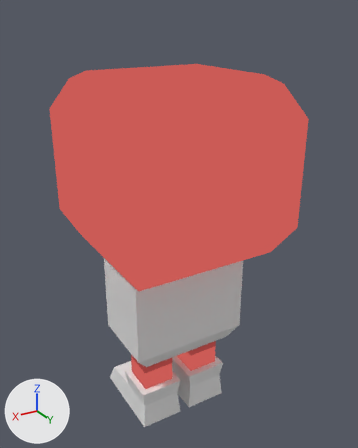
The Blender file ba3a_prototype/assets/models/blend_files/character_v1.blend, before and after one commit.
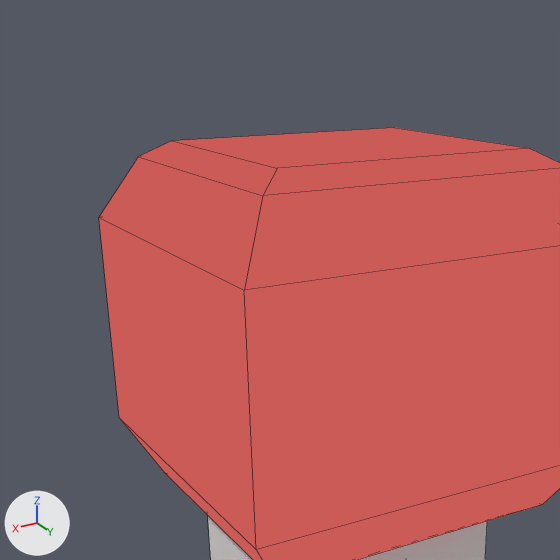
There are two pictures of each version: one whole from a camera (50 mm lens) standing at (0.701, 1.201, 1.265) and looking at (-0.032, -0.02, 0.654), one close up on the part from 0% to 78% of the width and 0% to 62% of the height. Lighting does not change. The marker at lower left points along +X, +Y and +Z. The close-ups show mesh edges as thin lines.

The older version as bpy lines, for what is in view:
```python
me_cube_007 = bpy.data.meshes.new('Cube.007')
me_cube_007.from_pydata(...)  # 128 vertices, 106 faces; spans x -1.0..1.0, y -1.08..0.91, z -0.01..4.17
# faces by material slot: [64, 42]
me_cube_007.materials.append(mat_material)
me_cube_007.materials.append(mat_body)  # white #e7e7e7
ob_sm_char = bpy.data.objects.new('sm_char', me_cube_007)
ob_sm_char.location = (0.0, 0.0, 0.0)
ob_sm_char.scale = (0.271, 0.271, 0.267)
```
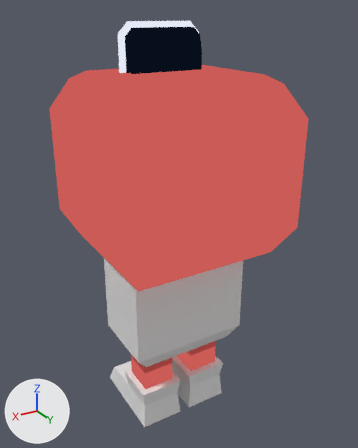
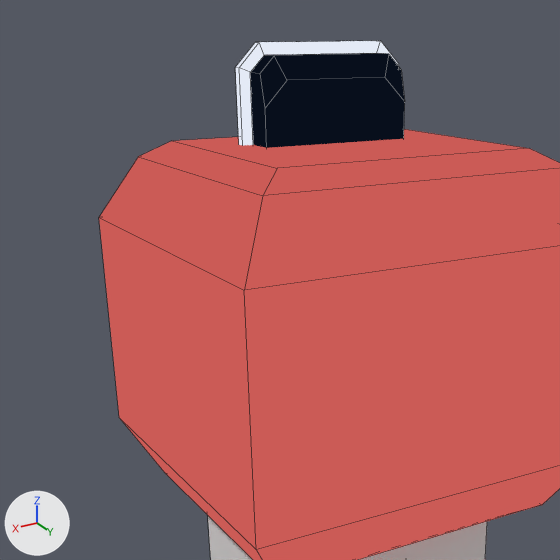
Boxes [x1, y1, x2, y2] around the edits, measured in the close-ups (560 x 560 px):
```json
{"object": "Cube.001", "change": "added", "after": [235, 41, 405, 148]}
```

Edits to the scene script, one JSON object a line:
```json
{"op": "add", "block": "me_cube", "code": ["me_cube = bpy.data.meshes.new('Cube')", "me_cube.from_pydata(...)  # 36 vertices, 29 faces; spans x -0.368..0.368, y -0.184..0.272, z 0.511..1.18", "me_cube.materials.append(mat_material)"]}
{"op": "add", "block": "ob_cube_001", "code": ["ob_cube_001 = bpy.data.objects.new('Cube.001', me_cube)", "ob_cube_001.location = (0.0, -0.053, 0.846)", "ob_cube_001.scale = (0.334, 0.115, 0.334)"]}
```
